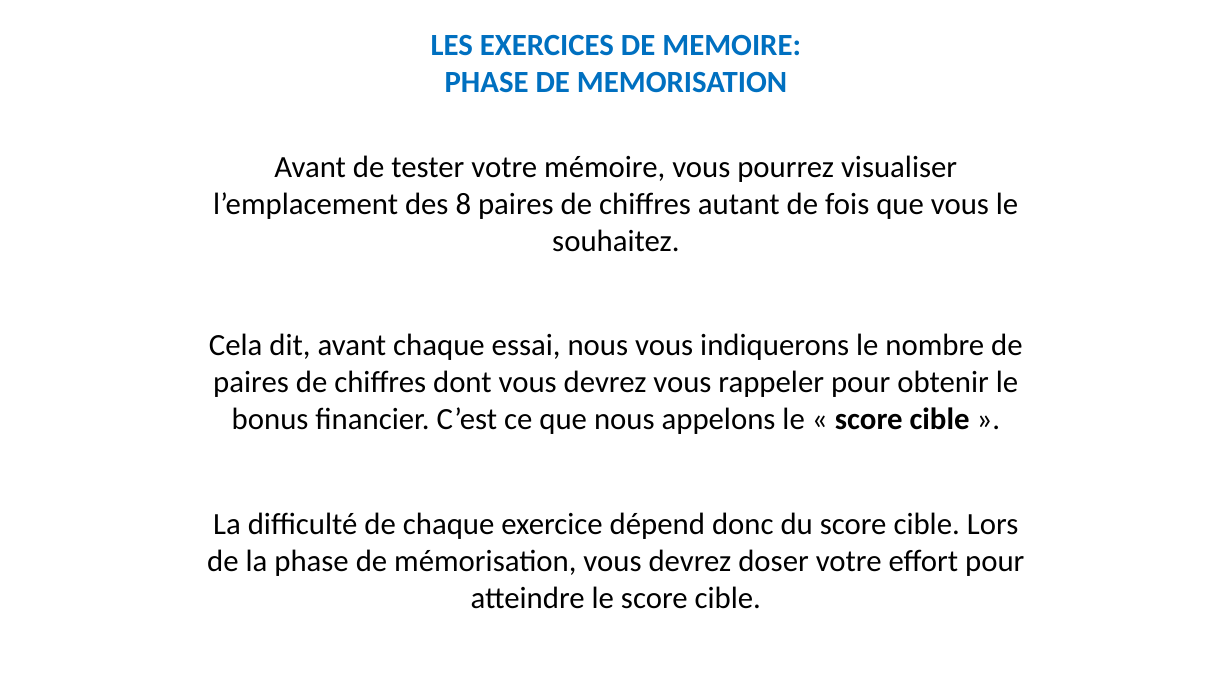
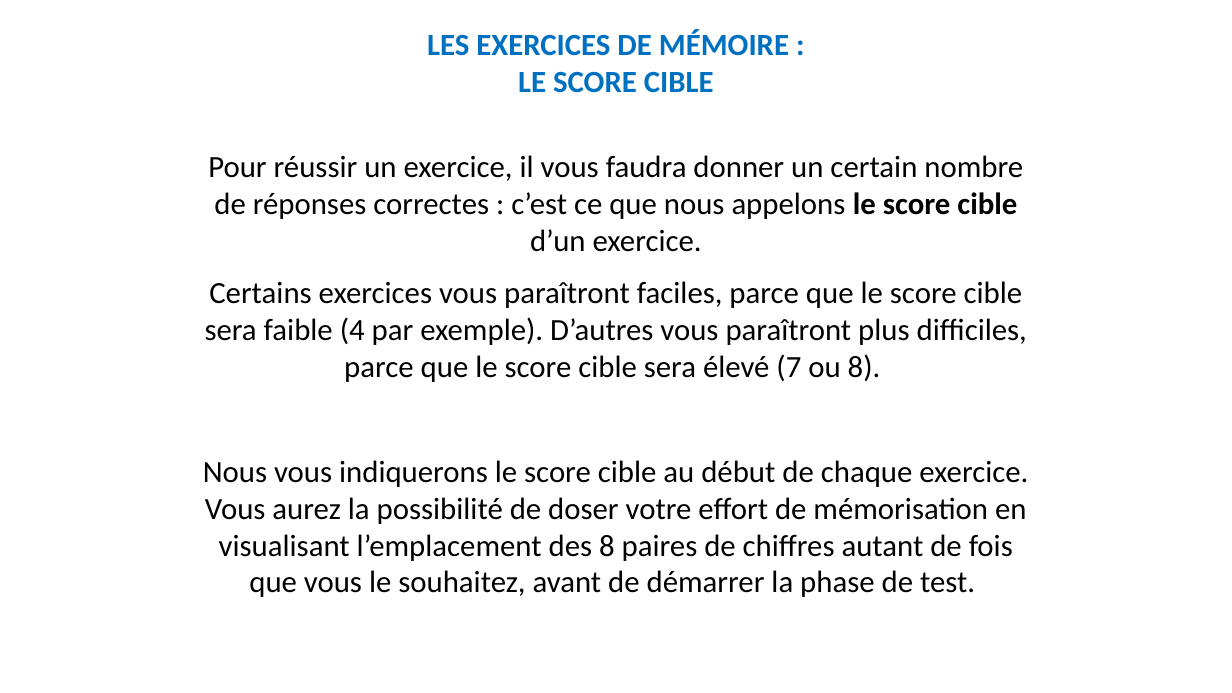
Before and after one commit to MBB-team/Online_Testing, a slide deck: slide 5 of src/SE_ELAN/Stimuli/Instructions.pptx (slide 6 before the commit). Drawn at 1232x693 pixels with LibreOffice and Linux fonts; fonts in the diff are those of the drawing. Boxes give left, top, right and bottom in pixels: in the first picture for what was removed or moved away, otherwise in the second. Text is boxed around its words. In the diff, an @@ line names an element or a change of style, - is before the commit and + after.

```diff
--- a/src/SE_ELAN/Stimuli/Instructions.pptx
+++ b/src/SE_ELAN/Stimuli/Instructions.pptx
@@ text at box(427, 29, 789, 93): text changed @@
-LES EXERCICES DE MEMOIRE: PHASE DE MEMORISATION
+LES EXERCICES DE MÉMOIRE :
+LE SCORE CIBLE
@@ text at box(203, 155, 1028, 597): text changed @@
-Avant de tester votre mémoire, vous pourrez visualiser l’emplacement des 8 paires de chiffres autant de fois que vous le souhaitez.
-Cela dit, avant chaque essai, nous vous indiquerons le nombre de paires de chiffres dont vous devrez vous rappeler pour obtenir le bonus financier. C’est ce que nous appelons le « score cible ».
-La difficulté de chaque exercice dépend donc du score cible. Lors de la phase de mémorisation, vous devrez doser votre effort pour atteindre le score cible.
+Pour réussir un exercice, il vous faudra donner un certain nombre de réponses correctes : c’est ce que nous appelons le score cible d’un exercice.
+Certains exercices vous paraîtront faciles, parce que le score cible sera faible (4 par exemple). D’autres vous paraîtront plus difficiles, parce que le score cible sera élevé (7 ou 8).
+Nous vous indiquerons le score cible au début de chaque exercice. Vous aurez la possibilité de doser votre effort de mémorisation en visualisant l’emplacement des 8 paires de chiffres autant de fois que vous le souhaitez, avant de démarrer la phase de test.
```
Also in this commit, not shown: 7 other slides changed, 1 slide removed.
